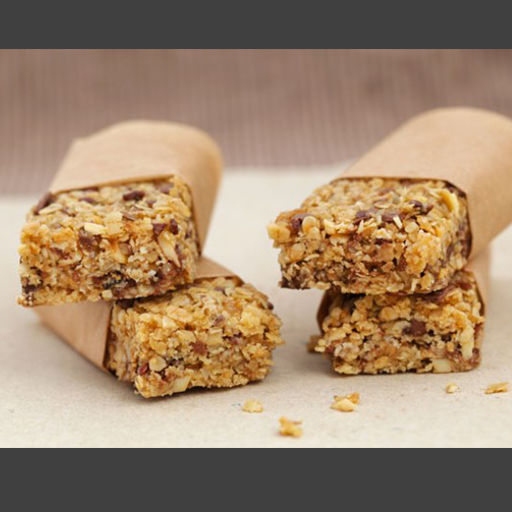
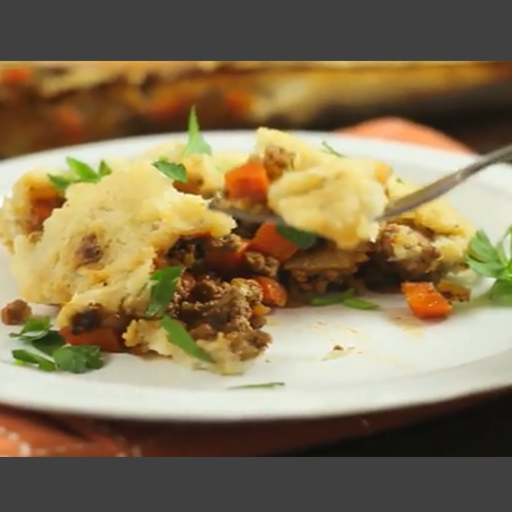
Before/after of a 512 x 512 layered artwork. What changed in the layer stack:
added layer "Layer 4" above "Chocolate-and-pecan-flapjacks" over [0, 60, 512, 457]
hid "Chocolate-and-pecan-flapjacks" over [0, 49, 512, 448]
hid "Peanut_Butter_and_Chocolate_Chip_Cookies-715x358" over [0, 52, 512, 447]
hid "Layer 3" over [0, 60, 512, 447]
hid "Layer 1" over [0, 66, 512, 447]
